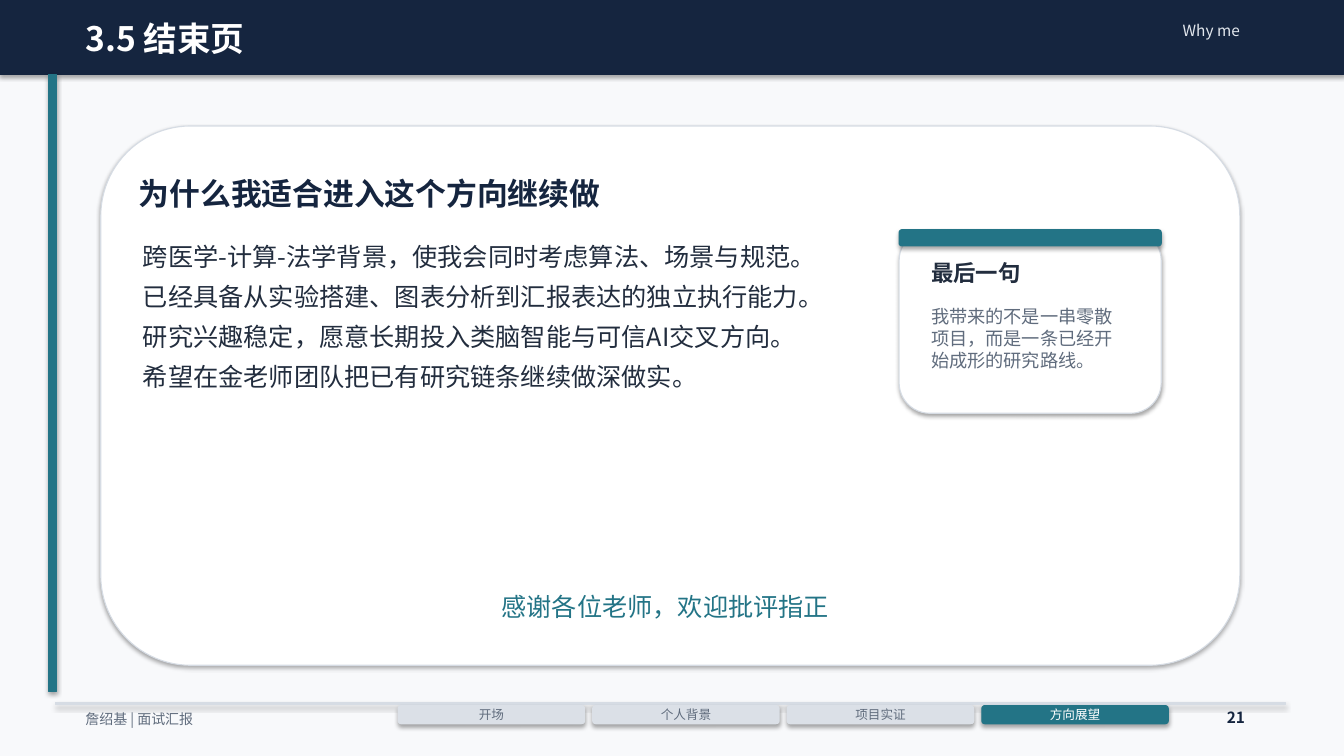
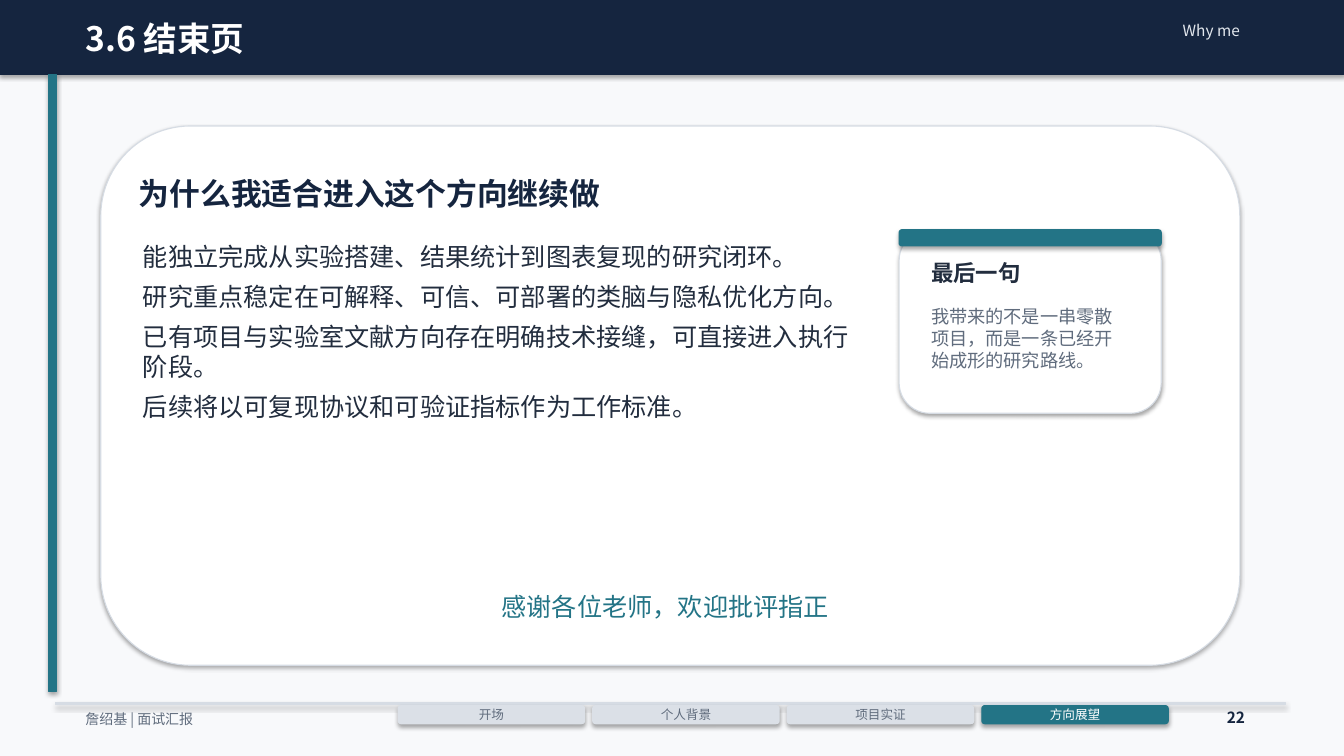
Before and after one commit to ZhanMous/PrivEnergyBench, a slide deck: slide 22 of docs/20min_面试汇报_詹绍基_20页图表版.pptx (slide 21 before the commit). Drawn at 1344x756 pixels with LibreOffice and Linux fonts; fonts in the diff are those of the drawing. Boxes give left, top, right and bottom in pixels: in the first picture for what was removed or moved away, otherwise in the second. Text is boxed around its words. In the diff, an @@ line names an element or a change of style, - is before the commit and + after.

```diff
--- a/docs/20min_面试汇报_詹绍基_20页图表版.pptx
+++ b/docs/20min_面试汇报_詹绍基_20页图表版.pptx
@@ text at (x1=85, y1=22, x2=245, y2=54): text changed @@
-3.5 结束页
+3.6 结束页
@@ text at (x1=143, y1=244, x2=849, y2=418): text changed @@
-跨医学-计算-法学背景，使我会同时考虑算法、场景与规范。
-已经具备从实验搭建、图表分析到汇报表达的独立执行能力。
-研究兴趣稳定，愿意长期投入类脑智能与可信AI交叉方向。
-希望在金老师团队把已有研究链条继续做深做实。
+能独立完成从实验搭建、结果统计到图表复现的研究闭环。
+研究重点稳定在可解释、可信、可部署的类脑与隐私优化方向。
+已有项目与实验室文献方向存在明确技术接缝，可直接进入执行阶段。
+后续将以可复现协议和可验证指标作为工作标准。
@@ text at (x1=1227, y1=711, x2=1245, y2=723): text changed @@
-21
+22
```
Also in this commit, not shown: 15 other slides changed, 1 slide added, 17 other files.
